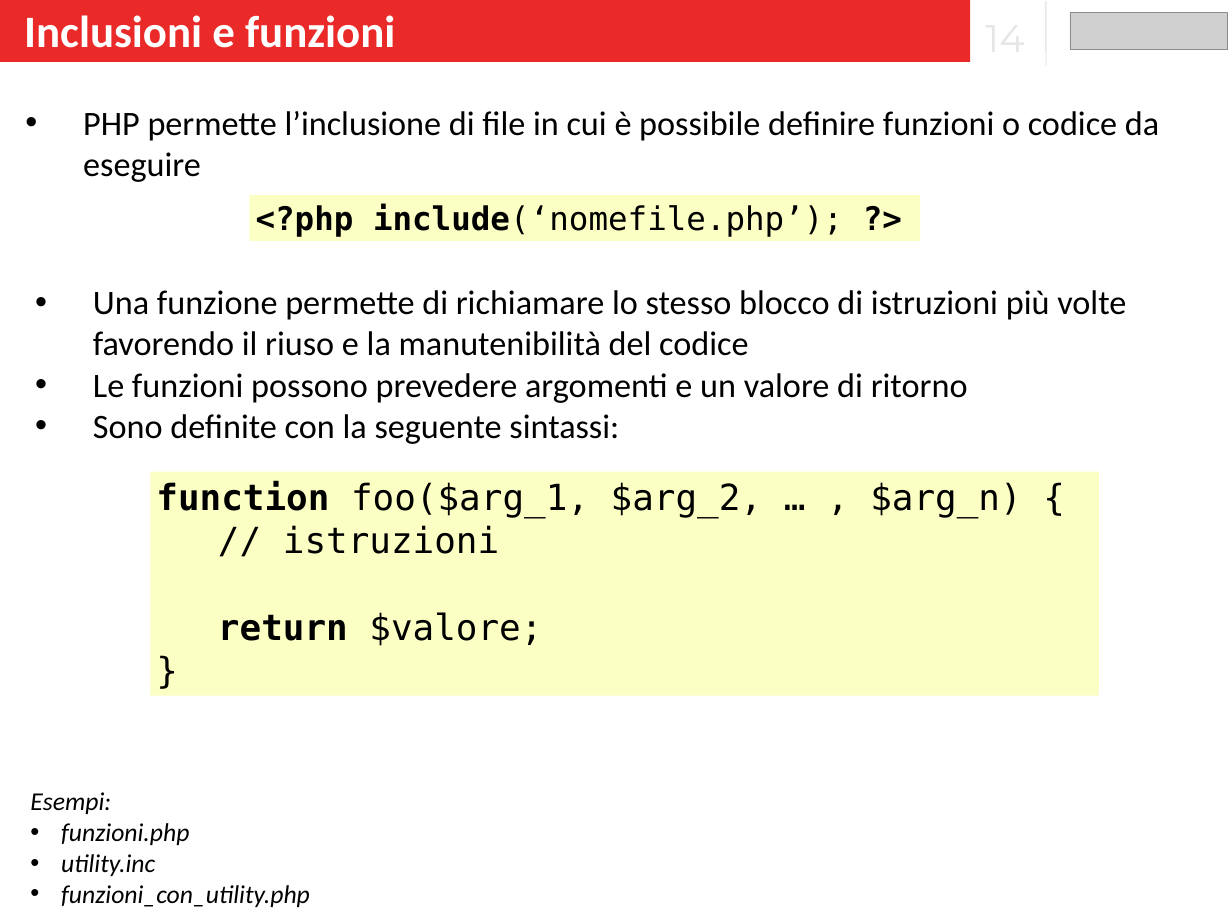
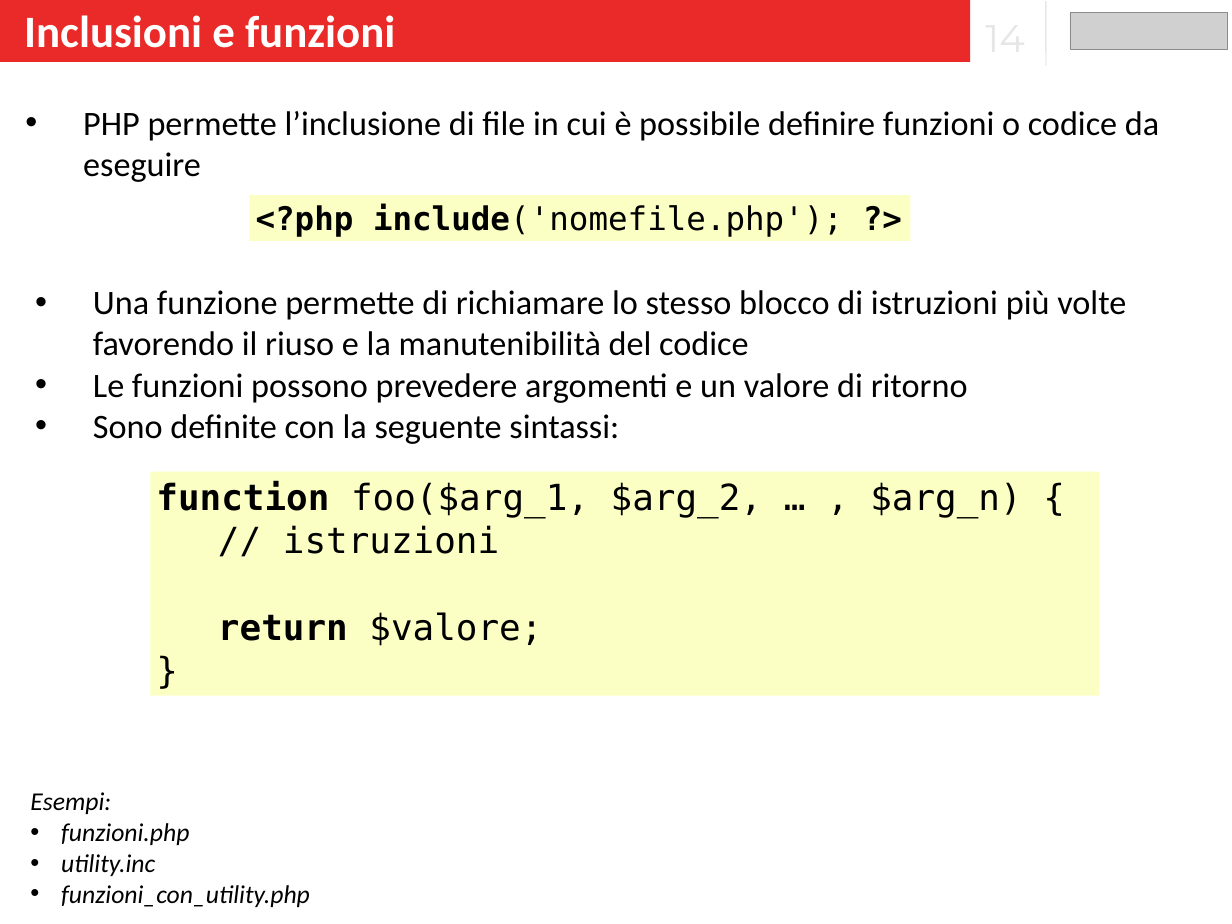
Before and after one commit to banzaiberry/leonardo, a slide deck: slide 14 of Lezioni_5_6_7/Lezione_5/Slide.pptx. Drawn at 1232x924 pixels with LibreOffice and Linux fonts; fonts in the diff are those of the drawing; grey boxes stand for pictures. Boxes give left, top, right and bottom in pixels: in the first picture for what was removed or moved away, otherwise in the second. Text is boxed around its words. In the diff, an @@ line names an element or a change of style, - is before the commit and + after.

```diff
--- a/Lezioni_5_6_7/Lezione_5/Slide.pptx
+++ b/Lezioni_5_6_7/Lezione_5/Slide.pptx
@@ rectangle "<?php include('nomefile.php'); ?>": place and size @@
-rectangle "<?php include('nomefile.php'); ?>" at box(249, 195, 920, 241)
+rectangle "<?php include('nomefile.php'); ?>" at box(249, 195, 910, 241)
@@ text in rectangle at box(256, 204, 843, 237): text changed @@
-<?php include(‘nomefile.php’); ?>
+<?php include('nomefile.php'); ?>
```
Also in this commit, not shown: 3 other slides changed.
